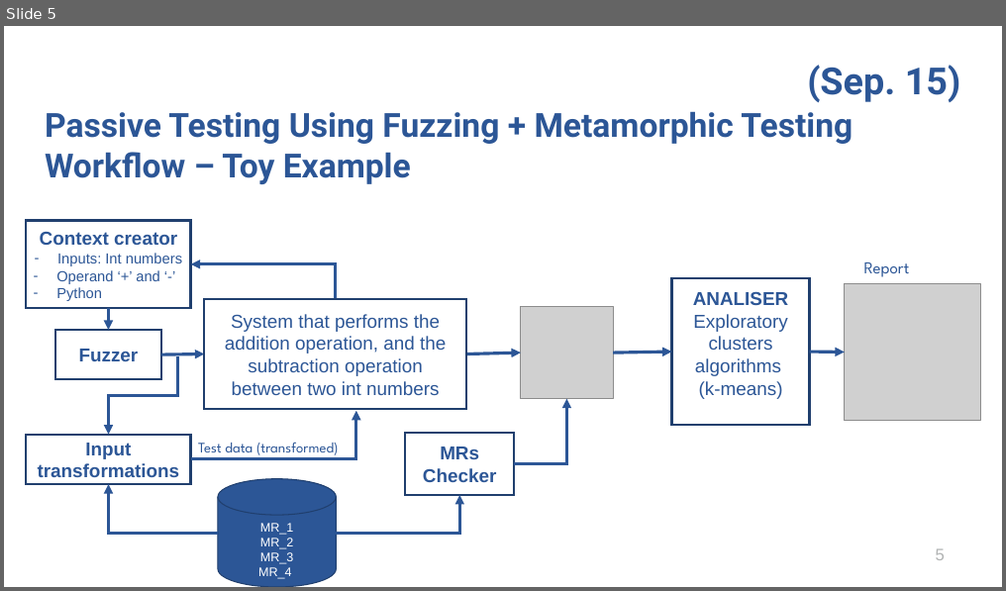
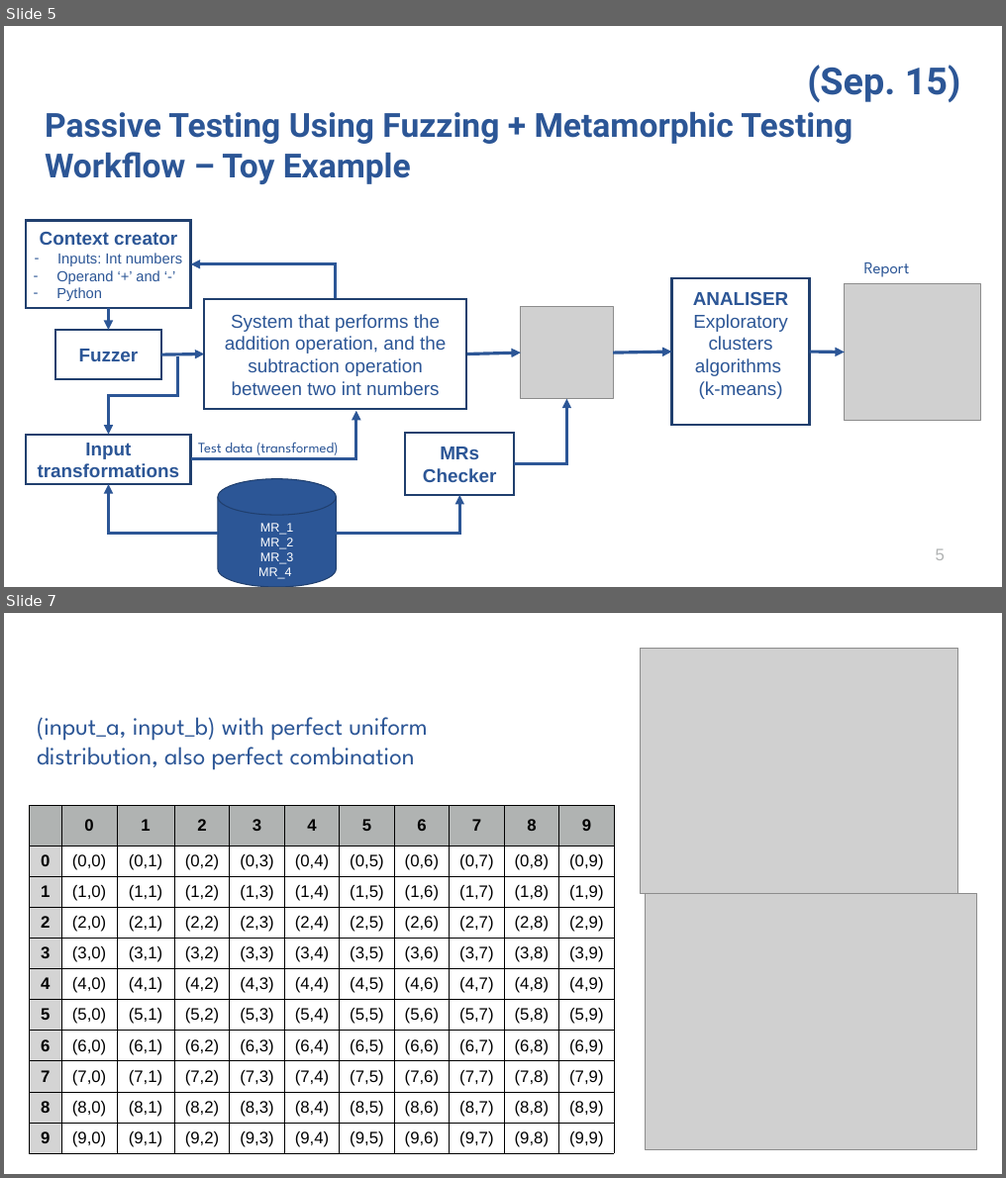
Before and after one commit to aduquet/PhDStuff_repo, a slide deck: ProgressMeetings/Oct_06_22.pptx. Shown one above the other, each under a label of ours: slide 5 before the commit, slides 5 and 7 after it; the slides between them are not shown. The pictures are 1006x591 and 1006x1178 pixels, drawn with LibreOffice and Linux fonts; fonts in the diff are those of the drawing; grey boxes stand for pictures; background and template pictures are left out. Boxes give left, top, right and bottom in pixels: in the first picture for what was removed or moved away, otherwise in the second. Text is boxed around its words. In the diff, an @@ line names an element or a change of style, - is before the commit and + after.

```diff
--- a/ProgressMeetings/Oct_06_22.pptx
+++ b/ProgressMeetings/Oct_06_22.pptx
@@ slide 7 added at box(4, 613, 1002, 1174), background #FFFFFF @@
@@ picture added at box(641, 649, 958, 894) @@
@@ text added at box(37, 717, 428, 770), 24 pt, text #2C5696 @@
+(input_a, input_b) with perfect uniform distribution, also perfect combination
@@ table added at box(29, 805, 611, 1155), 11 rows, 11 columns @@
+ | 0 | 1 | 2 | 3 | 4 | 5 | 6 | 7 | 8 | 9
+0 | (0,0) | (0,1) | (0,2) | (0,3) | (0,4) | (0,5) | (0,6) | (0,7) | (0,8) | (0,9)
+1 | (1,0) | (1,1) | (1,2) | (1,3) | (1,4) | (1,5) | (1,6) | (1,7) | (1,8) | (1,9)
+2 | (2,0) | (2,1) | (2,2) | (2,3) | (2,4) | (2,5) | (2,6) | (2,7) | (2,8) | (2,9)
+3 | (3,0) | (3,1) | (3,2) | (3,3) | (3,4) | (3,5) | (3,6) | (3,7) | (3,8) | (3,9)
+4 | (4,0) | (4,1) | (4,2) | (4,3) | (4,4) | (4,5) | (4,6) | (4,7) | (4,8) | (4,9)
+5 | (5,0) | (5,1) | (5,2) | (5,3) | (5,4) | (5,5) | (5,6) | (5,7) | (5,8) | (5,9)
+6 | (6,0) | (6,1) | (6,2) | (6,3) | (6,4) | (6,5) | (6,6) | (6,7) | (6,8) | (6,9)
+7 | (7,0) | (7,1) | (7,2) | (7,3) | (7,4) | (7,5) | (7,6) | (7,7) | (7,8) | (7,9)
+8 | (8,0) | (8,1) | (8,2) | (8,3) | (8,4) | (8,5) | (8,6) | (8,7) | (8,8) | (8,9)
+9 | (9,0) | (9,1) | (9,2) | (9,3) | (9,4) | (9,5) | (9,6) | (9,7) | (9,8) | (9,9)
@@ picture added at box(646, 894, 977, 1150) @@
@@ page number added at box(936, 1150, 944, 1153), 16 pt, text #B1B3B3 @@
+7
```
Also in this commit, not shown: 6 slides changed, 6 other slides added, 2 slides removed.
